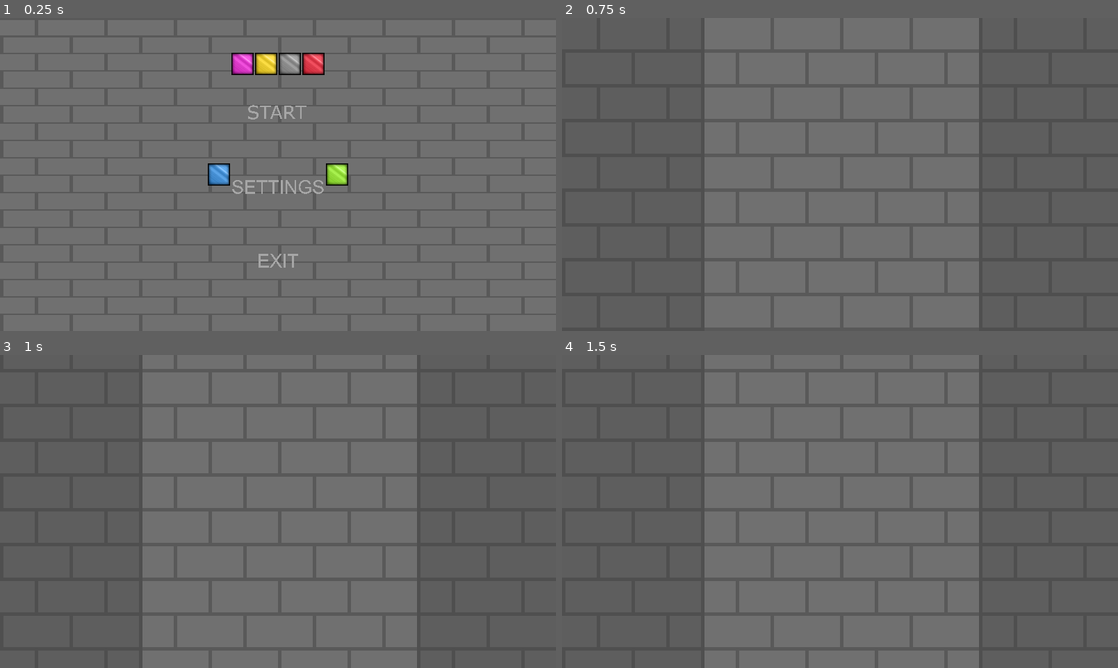
Above: before the commit, frames 1-4 (two rows, left to right).
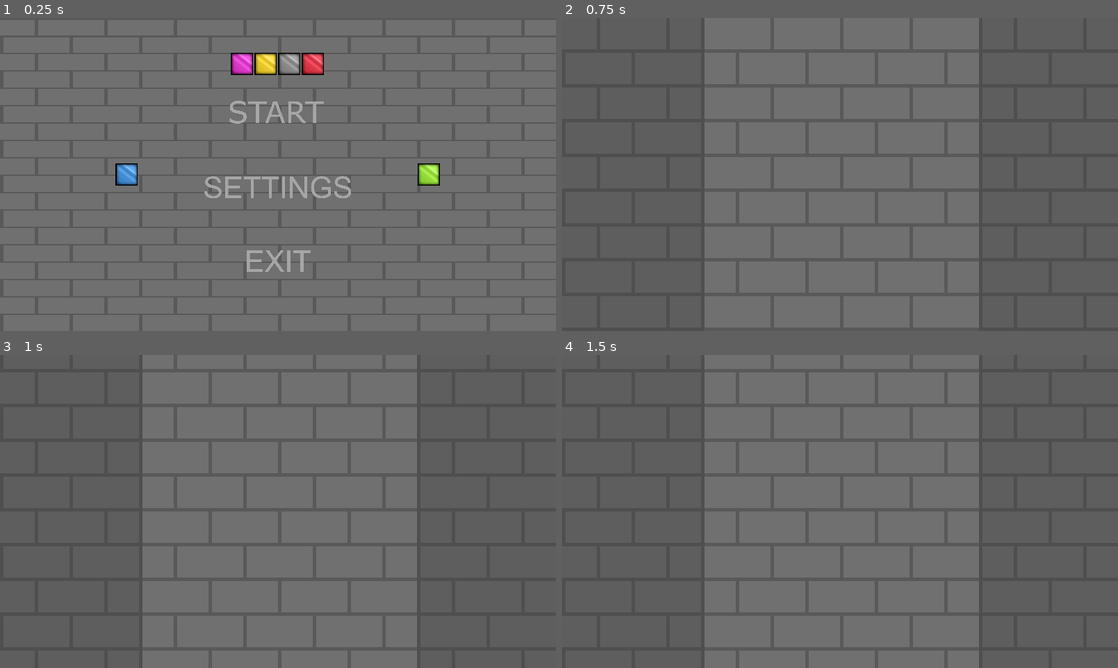
Above: after the commit, the same moments.

Repository: MahayBandit/Ludum-Dare-48
Game: Godot game, scene res://scenes/Menu.tscn
Same seed, same stepped clock (60 frames per second), same inputs: the game is played once before the commit and once after it.
Inputs (mouse positions are in pixels of both pictures, inside the frame that each line leads up to):
- Up to frame 1 (0.25 s): no input
- Up to frame 2 (0.75 s): click (840, 111) at 0.5 s
- Up to frame 3 (1 s): no input
- Up to frame 4 (1.5 s): tap Enter at 1.25 s

The runs differ from the first frame. In frame 1, 2.8% of the frame differs, in the area x 20-80%, y 11-82%; in frame 2, nothing differs; in frame 3, nothing differs; in frame 4, nothing differs.

Commit message:
Tweaked menu layout

Diff:
--- a/scenes/Menu.tscn
+++ b/scenes/Menu.tscn
@@ -47,9 +47,10 @@
 }
 
 [node name="Left" type="VBoxContainer" parent="Outer Margin/HBoxContainer"]
-margin_left = 448.0
-margin_right = 512.0
+margin_left = 183.0
+margin_right = 247.0
 margin_bottom = 700.0
+size_flags_horizontal = 6
 alignment = 1
 
 [node name="MSprite_1" type="TextureRect" parent="Outer Margin/HBoxContainer/Left"]
@@ -59,13 +60,18 @@
 texture = ExtResource( 2 )
 
 [node name="Center" type="VBoxContainer" parent="Outer Margin/HBoxContainer"]
-margin_left = 516.0
-margin_right = 784.0
+margin_left = 434.0
+margin_right = 865.0
 margin_bottom = 700.0
+size_flags_horizontal = 3
+alignment = 1
 
 [node name="Title" type="VBoxContainer" parent="Outer Margin/HBoxContainer/Center"]
-margin_right = 268.0
+margin_left = 81.0
+margin_right = 349.0
 margin_bottom = 64.0
+size_flags_horizontal = 4
+alignment = 1
 
 [node name="HBoxContainer" type="HBoxContainer" parent="Outer Margin/HBoxContainer/Center/Title"]
 margin_right = 268.0
@@ -96,13 +102,13 @@
 
 [node name="Controls" type="VBoxContainer" parent="Outer Margin/HBoxContainer/Center"]
 margin_top = 68.0
-margin_right = 268.0
+margin_right = 431.0
 margin_bottom = 700.0
 size_flags_vertical = 3
 alignment = 1
 
 [node name="Start" type="TextureButton" parent="Outer Margin/HBoxContainer/Center/Controls"]
-margin_right = 268.0
+margin_right = 431.0
 margin_bottom = 208.0
 size_flags_vertical = 3
 texture_normal = ExtResource( 13 )
@@ -112,7 +118,7 @@
 
 [node name="Settings_B" type="TextureButton" parent="Outer Margin/HBoxContainer/Center/Controls"]
 margin_top = 212.0
-margin_right = 268.0
+margin_right = 431.0
 margin_bottom = 420.0
 size_flags_vertical = 3
 texture_normal = ExtResource( 10 )
@@ -122,7 +128,7 @@
 
 [node name="Exit" type="TextureButton" parent="Outer Margin/HBoxContainer/Center/Controls"]
 margin_top = 424.0
-margin_right = 268.0
+margin_right = 431.0
 margin_bottom = 632.0
 size_flags_vertical = 3
 texture_normal = ExtResource( 12 )
@@ -131,15 +137,17 @@
 stretch_mode = 5
 
 [node name="Right" type="VBoxContainer" parent="Outer Margin/HBoxContainer"]
-margin_left = 788.0
-margin_right = 852.0
+margin_left = 1052.0
+margin_right = 1116.0
 margin_bottom = 700.0
+size_flags_horizontal = 6
 alignment = 1
 
 [node name="MSprite_2" type="TextureRect" parent="Outer Margin/HBoxContainer/Right"]
 margin_top = 318.0
 margin_right = 64.0
 margin_bottom = 382.0
+size_flags_horizontal = 0
 texture = ExtResource( 3 )
 
 [connection signal="pressed" from="Outer Margin/HBoxContainer/Center/Controls/Start" to="." method="_on_Start_pressed"]
Not shown, added: assets/sprites/AntyKaczka_265X .png.import
Not shown, added: assets/sprites/Kaczka_265X.png.import
